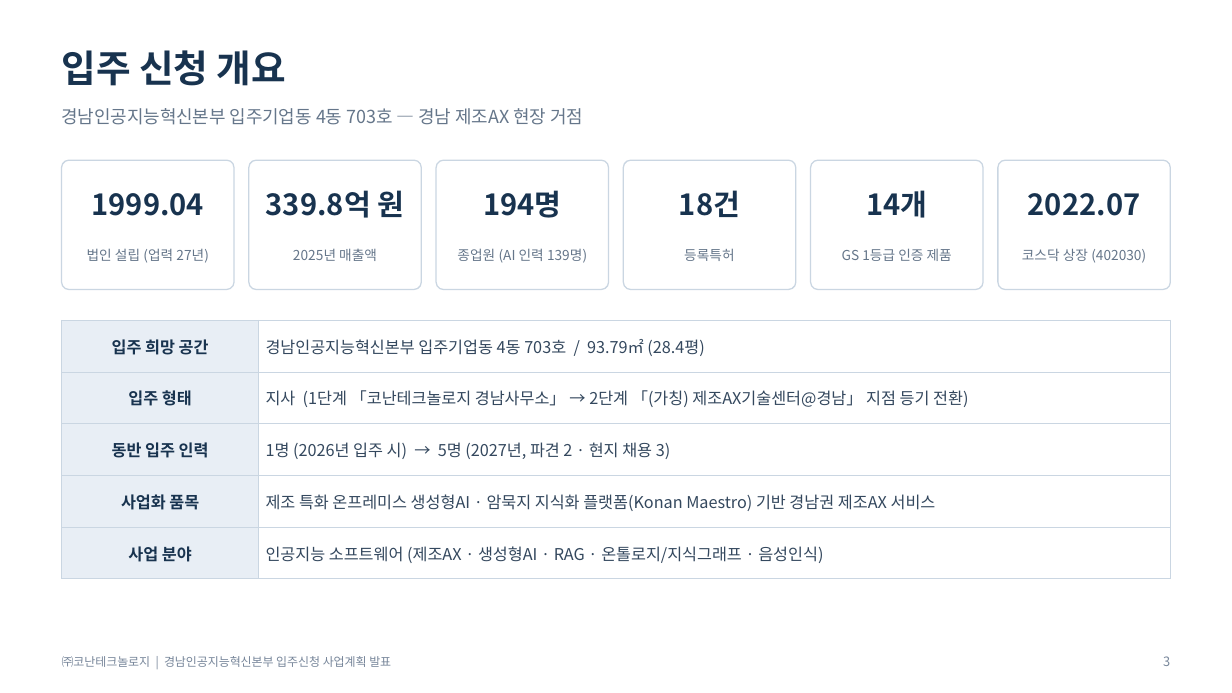
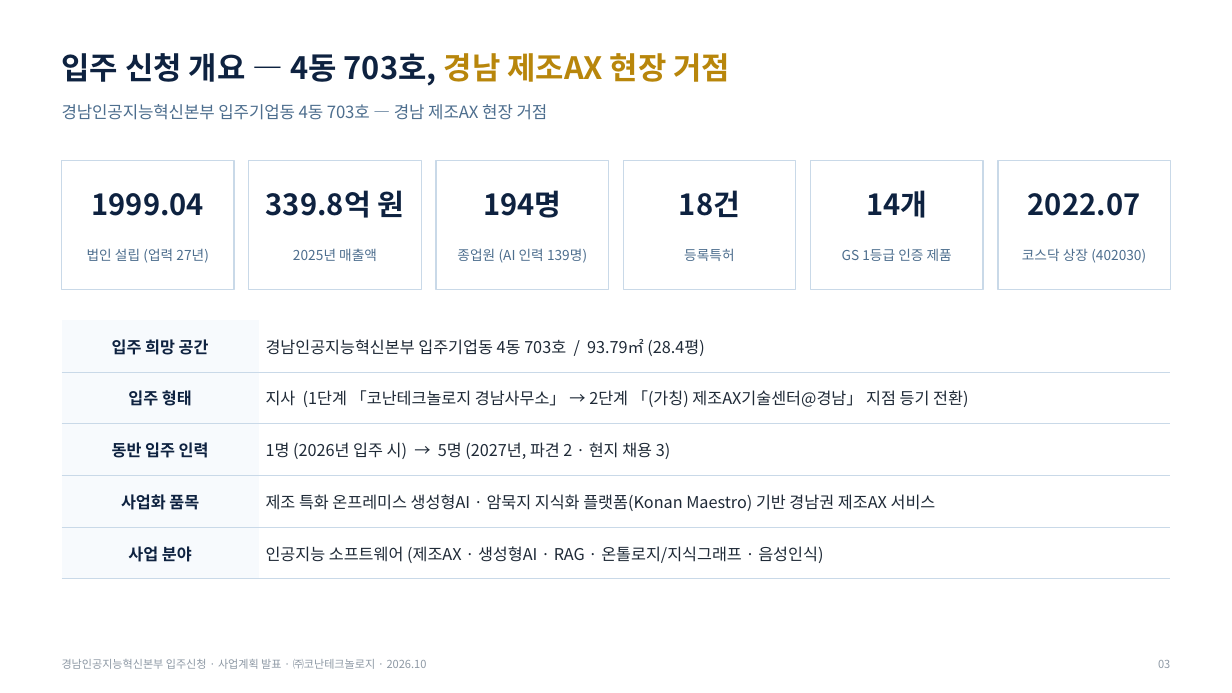
Before and after one commit to Jacob-Yeom/claude, a slide deck: slide 3 of deliverables/gyeongnam_tp_pitch/Konan_GyeongnamAI_Tenancy_Pitch_15min.pptx. Drawn at 1232x693 pixels with LibreOffice and Linux fonts; fonts in the diff are those of the drawing. Boxes give left, top, right and bottom in pixels: in the first picture for what was removed or moved away, otherwise in the second. Text is boxed around its words. In the diff, an @@ line names an element or a change of style, - is before the commit and + after.

```diff
--- a/deliverables/gyeongnam_tp_pitch/Konan_GyeongnamAI_Tenancy_Pitch_15min.pptx
+++ b/deliverables/gyeongnam_tp_pitch/Konan_GyeongnamAI_Tenancy_Pitch_15min.pptx
@@ text at bbox=[62, 53, 731, 86]: text changed; size 22 to 18 pt; text colour #18334F to #0E2240 @@
-입주 신청 개요
+입주 신청 개요 — 4동 703호, 경남 제조AX 현장 거점
@@ text "경남인공지능혁신본부 입주기업동 4동 703호 — ..." at bbox=[62, 104, 548, 120]: size 10.5 to 9.8 pt, text colour #65768A to #4D6E8E @@
@@ text colour #18334F to #0E2240 in 6 elements at bbox=[91, 193, 204, 216], bbox=[266, 190, 404, 218], bbox=[483, 190, 561, 218], bbox=[679, 190, 740, 217], bbox=[866, 190, 927, 218], bbox=[1028, 193, 1141, 216] @@
@@ rounded rectangle to rectangle; outline #CAD6E2 0.75 pt to #C9D9E8 0.75 pt in 6 elements at bbox=[62, 160, 234, 290], bbox=[249, 160, 421, 290], bbox=[436, 160, 609, 290], bbox=[623, 160, 796, 290], bbox=[811, 160, 983, 290], bbox=[998, 160, 1170, 290] @@
@@ text colour #65768A to #4D6E8E in 6 elements at bbox=[87, 248, 209, 263], bbox=[293, 248, 377, 261], bbox=[457, 248, 587, 263], bbox=[684, 248, 734, 261], bbox=[842, 248, 952, 261], bbox=[1022, 248, 1146, 263] @@
@@ table at bbox=[62, 320, 1170, 567] @@
@@ fill #E8EEF5 to #F7FAFD in 5 cells @@
@@ text colour #18334F to #0E2240 in "입주 희망 공간", "입주 형태", "동반 입주 인력", "사업화 품목" and 1 more places @@
@@ text colour #34485E to #1F2A37 in "경남인공지능혁신본부 입주기업동 4동 703호 / 93.79㎡ (28.4평)", "지사 (1단계 「코난테크놀로지 경남사무소」 → 2단계 「(가칭) ...", "1명 (2026년 입주 시) → 5명 (2027년, ...", "제조 특화 온프레미스 생성형AI · 암묵지 지식화 ..." and 1 more places @@
@@ borders changed @@
@@ text at bbox=[62, 659, 427, 669]: text changed; size 7 to 6.5 pt; text colour #77869A to #8E99A5 @@
-㈜코난테크놀로지 | 경남인공지능혁신본부 입주신청 사업계획 발표
+경남인공지능혁신본부 입주신청 · 사업계획 발표 · ㈜코난테크놀로지 · 2026.10
@@ text at bbox=[1158, 660, 1170, 668]: text changed; size 7.5 to 6.5 pt; text colour #77869A to #8E99A5 @@
-3
+03
```
Also in this commit, not shown: 17 other slides changed, 2 slides added, 1 slide removed, 3 other files.
